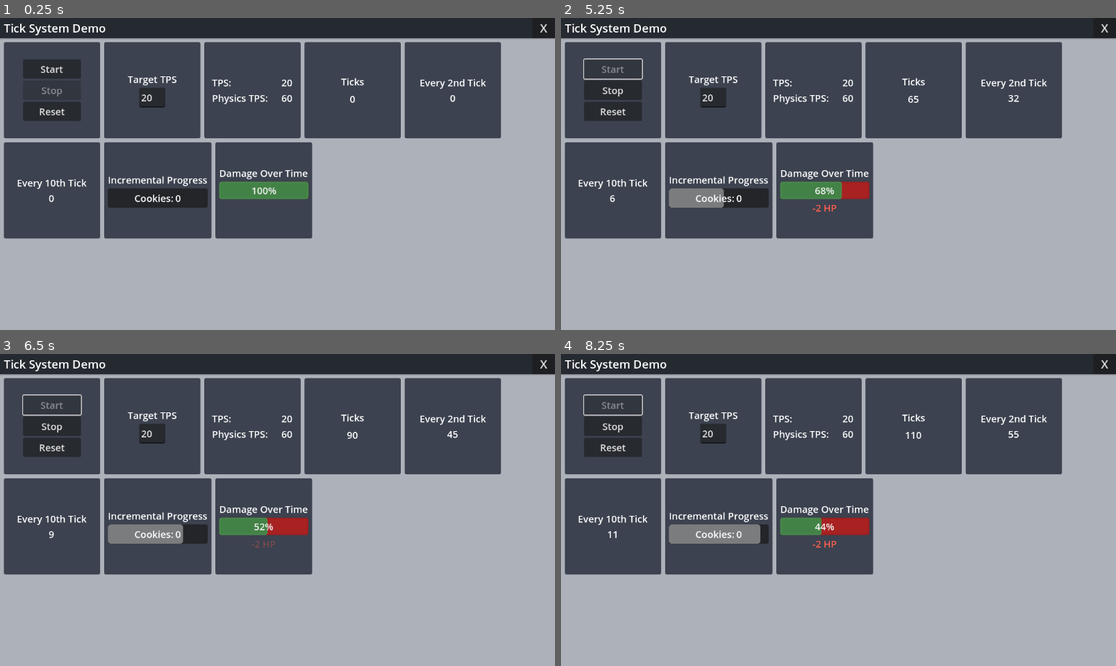
Above: before the commit, frames 1-4 (two rows, left to right).
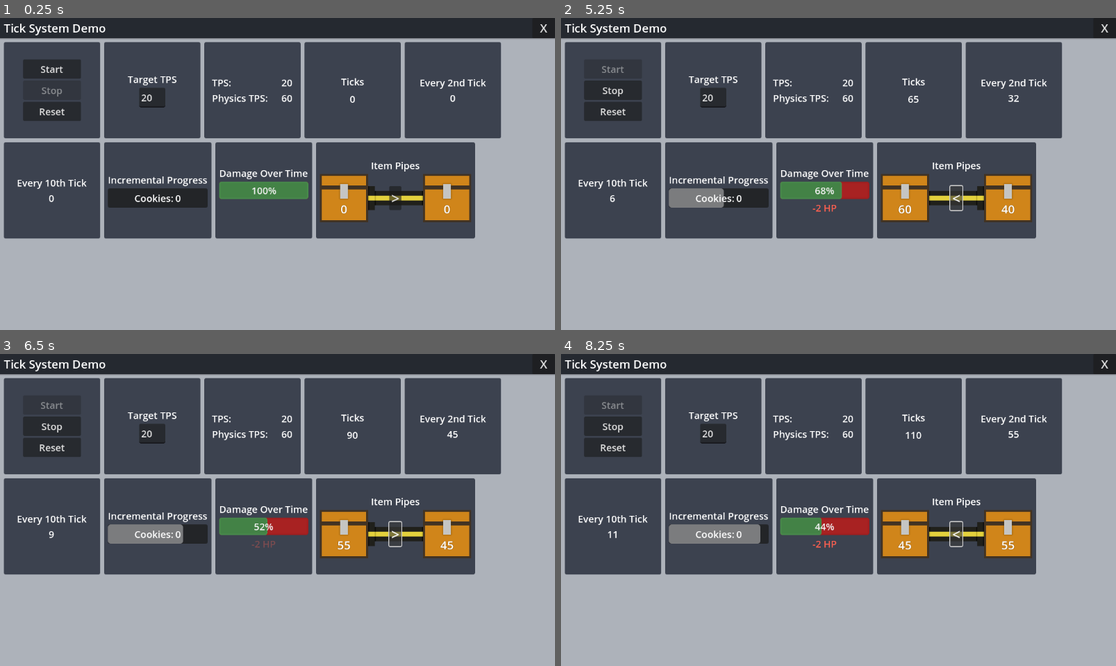
Above: after the commit, the same moments.

Repository: threadsmind/godot-tick-system
Game: Godot game, scene res://src/tick_system_demo.tscn
Same seed, same stepped clock (60 frames per second), same inputs: the game is played once before the commit and once after it.
Inputs (mouse positions are in pixels of both pictures, inside the frame that each line leads up to):
- Up to frame 1 (0.25 s): no input
- Up to frame 2 (5.25 s): click (955, 198) at 0.5 s, where only the run after the commit has a clickable ">"; click (955, 198) at 1.25 s, where only the run after the commit has a clickable "<"; click "Stop" at 2 s; click "Start" at 2.75 s; click "Stop" at 3.5 s; click "Start" at 4.25 s; click (955, 198) at 5 s, where only the run after the commit has a clickable ">"
- Up to frame 3 (6.5 s): click (394, 534) at 5.75 s, where only the run after the commit has a clickable "<"
- Up to frame 4 (8.25 s): click "Stop" at 6.5 s; click "Start" at 7.25 s; click (955, 534) at 8 s, where only the run after the commit has a clickable ">"

The runs differ from the first frame. In frame 1, 8.7% of the frame differs, in the area x 56-86%, y 39-71%; in frame 2, 8.8%, in the area x 4-86%, y 12-71%; in frame 3, 8.8%; in frame 4, 8.8%.

Commit message:
add item pipes example

Diff:
--- /dev/null
+++ b/src/components/pipes/Pipes.gd
@@ -0,0 +1,82 @@
+extends Control
+
+
+@export var _inventoryDisplayA: InventoryDisplay
+@export var _inventoryDisplayB: InventoryDisplay
+@export var _pipeDisplay: PipeDisplay
+
+var _pipe: Pipe = Pipe.new(5, 5)
+var _inventoryA: Inventory = Inventory.new(100)
+var _inventoryB: Inventory = Inventory.new(0)
+
+
+class Pipe:
+	signal reversed(isLtr: bool)
+
+	var _tickFrequency: int
+	var _bandwidthPerTick: int
+	var _buffer: int
+	var _isLeftToRight: bool = true
+	var _connectedInventories: Array[Inventory]
+
+	func _init(_frequency: int, _bandwidth: int) -> void:
+		_tickFrequency = _frequency
+		_bandwidthPerTick = _bandwidth
+
+	func ConnectInventories(input: Inventory, output: Inventory) -> void:
+		_connectedInventories = [input, output]
+
+	func ReverseDirection() -> void:
+		_connectedInventories.reverse()
+		_isLeftToRight = !_isLeftToRight
+		reversed.emit(_isLeftToRight)
+
+	func OnTick(tick: int) -> void:
+		if tick % _tickFrequency != 0: return
+		_PullFrom(_connectedInventories[0])
+		_PushTo(_connectedInventories[1])
+
+	func OnReset() -> void:
+		if _isLeftToRight: return
+		ReverseDirection()
+
+	func _PullFrom(inv: Inventory) -> void:
+		if inv.itemCount == 0: return
+		_buffer = inv.itemCount - inv.ModifyItemCount(-_bandwidthPerTick)
+
+	func _PushTo(inv: Inventory) -> void:
+		if _buffer == 0: return
+		inv.ModifyItemCount(_buffer)
+		_buffer = 0
+
+
+class Inventory:
+	signal count_updated(count: int)
+
+	var itemCount: int:
+		set(value):
+			itemCount = value
+			count_updated.emit(itemCount)
+
+	func _init(_count: int) -> void:
+		itemCount = _count
+
+	func ModifyItemCount(delta) -> int:
+		itemCount = maxi(itemCount + delta, 0)
+		return itemCount
+
+
+func _ready() -> void:
+	TickSystem.ticked.connect(_pipe.OnTick)
+	TickSystem.reset.connect(_OnReset)
+	TickSystem.reset.connect(_pipe.OnReset)
+	_inventoryA.count_updated.connect(_inventoryDisplayA.SetItemCount)
+	_inventoryB.count_updated.connect(_inventoryDisplayB.SetItemCount)
+	_pipeDisplay.pressed.connect(_pipe.ReverseDirection)
+	_pipe.reversed.connect(_pipeDisplay.SetLeftToRight)
+	_pipe.ConnectInventories(_inventoryA, _inventoryB)
+
+
+func _OnReset() -> void:
+	_inventoryA.itemCount = 100
+	_inventoryB.itemCount = 0
--- /dev/null
+++ b/src/components/pipes/display/InventoryDisplay.gd
@@ -0,0 +1,8 @@
+class_name InventoryDisplay
+extends Control
+
+
+@export var _itemCountLabel: Label
+
+func SetItemCount(count: int) -> void:
+	_itemCountLabel.text = str(count)
--- /dev/null
+++ b/src/components/pipes/display/PipeDisplay.gd
@@ -0,0 +1,20 @@
+class_name PipeDisplay
+extends Control
+
+
+signal pressed
+
+@export var _leftInputDisplay: Control
+@export var _rightInputDisplay: Control
+@export var _ltrButton: Button
+
+
+func _ready() -> void:
+	_rightInputDisplay.set_visible(false)
+	_ltrButton.pressed.connect(pressed.emit)
+
+
+func SetLeftToRight(isLtr: bool) -> void:
+	_rightInputDisplay.set_visible(!isLtr)
+	_leftInputDisplay.set_visible(isLtr)
+	_ltrButton.text = ">" if isLtr else "<"
--- /dev/null
+++ b/src/components/pipes/display/inventory_display.tscn
@@ -0,0 +1,57 @@
+[gd_scene load_steps=6 format=3 uid="uid://crmsm7b80438t"]
+
+[ext_resource type="Script" uid="uid://coc12pws57g20" path="res://src/components/pipes/display/InventoryDisplay.gd" id="1_y8c0d"]
+
+[sub_resource type="StyleBoxFlat" id="StyleBoxFlat_g0sjp"]
+bg_color = Color(0.8156863, 0.52156866, 0.101960786, 1)
+border_width_left = 4
+border_width_top = 4
+border_width_right = 4
+border_width_bottom = 4
+border_color = Color(0.25882354, 0.2, 0.13725491, 1)
+
+[sub_resource type="StyleBoxFlat" id="StyleBoxFlat_l5ro1"]
+bg_color = Color(0.6, 0.6, 0.6, 0)
+border_width_bottom = 8
+border_color = Color(0.25882354, 0.2, 0.13725491, 1)
+
+[sub_resource type="StyleBoxFlat" id="StyleBoxFlat_b1ebe"]
+bg_color = Color(0.77254903, 0.77254903, 0.7647059, 1)
+shadow_color = Color(0.33333334, 0.20784314, 0.015686275, 0.24313726)
+shadow_size = 4
+
+[sub_resource type="LabelSettings" id="LabelSettings_rueen"]
+font_size = 24
+shadow_size = 4
+shadow_color = Color(0, 0, 0, 0.14901961)
+shadow_offset = Vector2(0, 0)
+
+[node name="InventoryDisplay" type="PanelContainer" node_paths=PackedStringArray("_itemCountLabel")]
+custom_minimum_size = Vector2(100, 100)
+theme_override_styles/panel = SubResource("StyleBoxFlat_g0sjp")
+script = ExtResource("1_y8c0d")
+_itemCountLabel = NodePath("ItemCount")
+
+[node name="PanelContainer" type="PanelContainer" parent="."]
+custom_minimum_size = Vector2(0, 28)
+layout_mode = 2
+size_flags_vertical = 0
+theme_override_styles/panel = SubResource("StyleBoxFlat_l5ro1")
+
+[node name="CenterContainer" type="CenterContainer" parent="."]
+custom_minimum_size = Vector2(0, 64)
+layout_mode = 2
+size_flags_vertical = 0
+
+[node name="PanelContainer2" type="PanelContainer" parent="CenterContainer"]
+custom_minimum_size = Vector2(16, 30)
+layout_mode = 2
+theme_override_styles/panel = SubResource("StyleBoxFlat_b1ebe")
+
+[node name="ItemCount" type="Label" parent="."]
+custom_minimum_size = Vector2(0, 80)
+layout_mode = 2
+text = "0"
+label_settings = SubResource("LabelSettings_rueen")
+horizontal_alignment = 1
+vertical_alignment = 2
--- /dev/null
+++ b/src/components/pipes/pipes.tscn
@@ -0,0 +1,128 @@
+[gd_scene load_steps=12 format=3 uid="uid://d33ktgpenp5s3"]
+
+[ext_resource type="LabelSettings" uid="uid://xms7g6t7d5w7" path="res://styles/label_body_20px.tres" id="1_g0sjp"]
+[ext_resource type="Script" uid="uid://cxytglwymc1uc" path="res://src/components/pipes/Pipes.gd" id="1_lm3w5"]
+[ext_resource type="PackedScene" uid="uid://crmsm7b80438t" path="res://src/components/pipes/display/inventory_display.tscn" id="3_g0sjp"]
+[ext_resource type="Script" uid="uid://dkx58i054j713" path="res://src/components/pipes/display/PipeDisplay.gd" id="4_l5ro1"]
+
+[sub_resource type="StyleBoxEmpty" id="StyleBoxEmpty_g0sjp"]
+
+[sub_resource type="StyleBoxFlat" id="StyleBoxFlat_g0sjp"]
+bg_color = Color(0.1254902, 0.1254902, 0.105882354, 1)
+border_width_left = 3
+border_color = Color(0, 0, 0, 0.8666667)
+border_blend = true
+
+[sub_resource type="StyleBoxFlat" id="StyleBoxFlat_l5ro1"]
+bg_color = Color(0.8901961, 0.81960785, 0.23921569, 1)
+border_width_left = 3
+border_color = Color(0.627451, 0.57254905, 0.12941177, 1)
+border_blend = true
+expand_margin_left = 3.0
+
+[sub_resource type="StyleBoxFlat" id="StyleBoxFlat_b1ebe"]
+bg_color = Color(0.1254902, 0.1254902, 0.105882354, 1)
+border_width_left = 3
+border_width_right = 3
+border_color = Color(0, 0, 0, 1)
+border_blend = true
+
+[sub_resource type="StyleBoxFlat" id="StyleBoxFlat_2l08k"]
+bg_color = Color(0.8901961, 0.81960785, 0.23921569, 1)
+border_width_left = 3
+border_width_right = 3
+border_color = Color(0.627451, 0.57254905, 0.12941177, 1)
+border_blend = true
+expand_margin_left = 3.0
+expand_margin_right = 3.0
+
+[sub_resource type="StyleBoxFlat" id="StyleBoxFlat_m5xx0"]
+bg_color = Color(0.1254902, 0.1254902, 0.105882354, 1)
+border_width_right = 3
+border_color = Color(0, 0, 0, 0.8666667)
+border_blend = true
+
+[sub_resource type="StyleBoxFlat" id="StyleBoxFlat_cuwl8"]
+bg_color = Color(0.8901961, 0.81960785, 0.23921569, 1)
+border_width_right = 3
+border_color = Color(0.627451, 0.57254905, 0.12941177, 1)
+border_blend = true
+expand_margin_right = 3.0
+
+[node name="Pipes" type="VBoxContainer"]
+
+[node name="Label" type="Label" parent="."]
+layout_mode = 2
+text = "Item Pipes"
+label_settings = ExtResource("1_g0sjp")
+horizontal_alignment = 1
+
+[node name="HBoxContainer" type="HBoxContainer" parent="." node_paths=PackedStringArray("_inventoryDisplayA", "_inventoryDisplayB", "_pipeDisplay")]
+layout_mode = 2
+theme_override_constants/separation = 0
+script = ExtResource("1_lm3w5")
+_inventoryDisplayA = NodePath("InventoryDisplay")
+_inventoryDisplayB = NodePath("InventoryDisplay2")
+_pipeDisplay = NodePath("PipeDisplay")
+
+[node name="InventoryDisplay" parent="HBoxContainer" instance=ExtResource("3_g0sjp")]
+layout_mode = 2
+
+[node name="PipeDisplay" type="PanelContainer" parent="HBoxContainer" node_paths=PackedStringArray("_leftInputDisplay", "_rightInputDisplay", "_ltrButton")]
+layout_mode = 2
+size_flags_vertical = 4
+theme_override_styles/panel = SubResource("StyleBoxEmpty_g0sjp")
+script = ExtResource("4_l5ro1")
+_leftInputDisplay = NodePath("HBoxContainer/PipeInput")
+_rightInputDisplay = NodePath("HBoxContainer/PipeInput2")
+_ltrButton = NodePath("Button")
+
+[node name="HBoxContainer" type="HBoxContainer" parent="HBoxContainer/PipeDisplay"]
+layout_mode = 2
+theme_override_constants/separation = 0
+
+[node name="PipeInput" type="PanelContainer" parent="HBoxContainer/PipeDisplay/HBoxContainer"]
+custom_minimum_size = Vector2(14, 50)
+layout_mode = 2
+size_flags_vertical = 4
+theme_override_styles/panel = SubResource("StyleBoxFlat_g0sjp")
+
+[node name="PanelContainer" type="PanelContainer" parent="HBoxContainer/PipeDisplay/HBoxContainer/PipeInput"]
+custom_minimum_size = Vector2(0, 10)
+layout_mode = 2
+size_flags_vertical = 4
+theme_override_styles/panel = SubResource("StyleBoxFlat_l5ro1")
+
+[node name="PipeSegment" type="PanelContainer" parent="HBoxContainer/PipeDisplay/HBoxContainer"]
+custom_minimum_size = Vector2(100, 30)
+layout_mode = 2
+size_flags_vertical = 4
+theme_override_styles/panel = SubResource("StyleBoxFlat_b1ebe")
+
+[node name="PanelContainer" type="PanelContainer" parent="HBoxContainer/PipeDisplay/HBoxContainer/PipeSegment"]
+custom_minimum_size = Vector2(0, 10)
+layout_mode = 2
+size_flags_vertical = 4
+theme_override_styles/panel = SubResource("StyleBoxFlat_2l08k")
+
+[node name="PipeInput2" type="PanelContainer" parent="HBoxContainer/PipeDisplay/HBoxContainer"]
+custom_minimum_size = Vector2(14, 50)
+layout_mode = 2
+size_flags_vertical = 4
+theme_override_styles/panel = SubResource("StyleBoxFlat_m5xx0")
+
+[node name="PanelContainer" type="PanelContainer" parent="HBoxContainer/PipeDisplay/HBoxContainer/PipeInput2"]
+custom_minimum_size = Vector2(0, 10)
+layout_mode = 2
+size_flags_vertical = 4
+theme_override_styles/panel = SubResource("StyleBoxFlat_cuwl8")
+
+[node name="Button" type="Button" parent="HBoxContainer/PipeDisplay"]
+layout_mode = 2
+size_flags_horizontal = 4
+size_flags_vertical = 4
+theme_override_font_sizes/font_size = 30
+text = ">"
+
+[node name="InventoryDisplay2" parent="HBoxContainer" instance=ExtResource("3_g0sjp")]
+layout_mode = 2
--- a/src/tick_system_demo.tscn
+++ b/src/tick_system_demo.tscn
@@ -12,6 +12,7 @@
 [ext_resource type="PackedScene" uid="uid://bxgq7wru8hn1r" path="res://src/components/tick_info/tick_info.tscn" id="10_2gbsl"]
 [ext_resource type="PackedScene" uid="uid://cumw5gnjg5pdv" path="res://src/components/incremental_progress/incremental_progress.tscn" id="12_5pu1q"]
 [ext_resource type="PackedScene" uid="uid://bprlj3wtwutey" path="res://src/components/damage_over_time/damage_over_time.tscn" id="13_qttwm"]
+[ext_resource type="PackedScene" uid="uid://d33ktgpenp5s3" path="res://src/components/pipes/pipes.tscn" id="15_eusmq"]
 
 [sub_resource type="StyleBoxFlat" id="StyleBoxFlat_qecvg"]
 bg_color = Color(0.6793051, 0.6964356, 0.7312678, 1)
@@ -125,3 +126,9 @@
 
 [node name="DamageOverTime" parent="VBoxContainer/ScrollContainer/MarginContainer/HFlowContainer/FlowBox8" instance=ExtResource("13_qttwm")]
 layout_mode = 2
+
+[node name="FlowBox9" parent="VBoxContainer/ScrollContainer/MarginContainer/HFlowContainer" instance=ExtResource("5_f80al")]
+layout_mode = 2
+
+[node name="Pipes" parent="VBoxContainer/ScrollContainer/MarginContainer/HFlowContainer/FlowBox9" instance=ExtResource("15_eusmq")]
+layout_mode = 2
Not shown, added: src/components/pipes/Pipes.gd.uid
Not shown, added: src/components/pipes/display/InventoryDisplay.gd.uid
Not shown, added: src/components/pipes/display/PipeDisplay.gd.uid
Not shown: 1 places in src/tick_system_demo.tscn that only renumber resources
